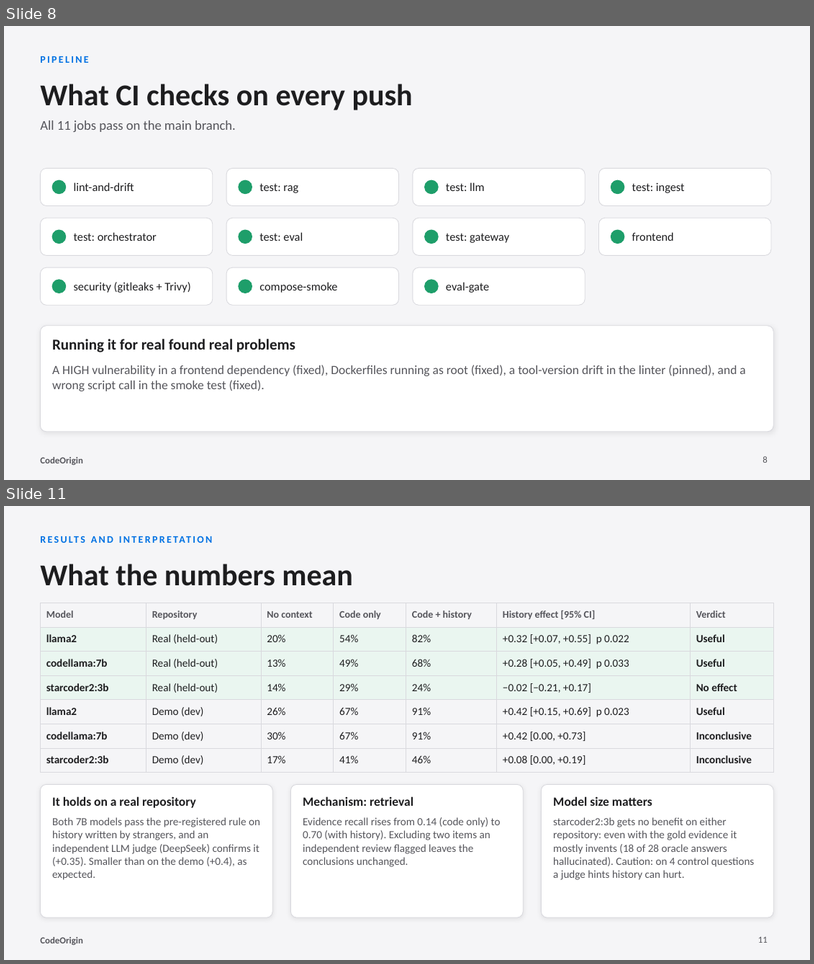
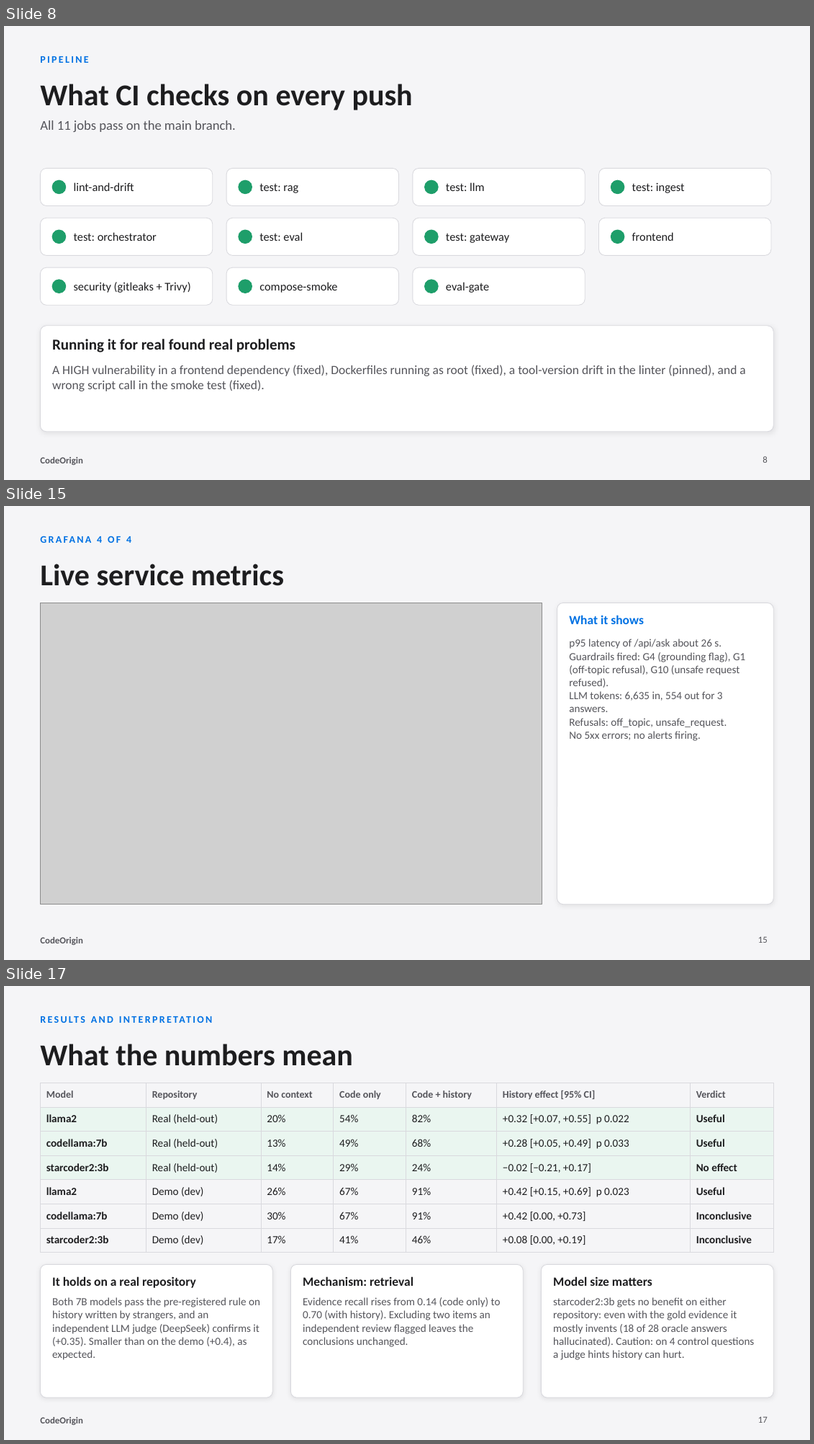
Before and after one commit to IATESPAGHETTI/Code_Origin, a slide deck: docs/CodeOrigin_presentation.pptx. Shown one above the other, each under a label of ours: slides 8 and 11 before the commit, slides 8, 15 and 17 after it; the slides between them are not shown. The pictures are 814x964 and 814x1444 pixels, drawn with LibreOffice and Linux fonts; fonts in the diff are those of the drawing; grey boxes stand for pictures. Boxes give left, top, right and bottom in pixels: in the first picture for what was removed or moved away, otherwise in the second. Text is boxed around its words. In the diff, an @@ line names an element or a change of style, - is before the commit and + after.

```diff
--- a/docs/CodeOrigin_presentation.pptx
+++ b/docs/CodeOrigin_presentation.pptx
@@ slide 15 added at (4,506,810,960), background #F5F5F7; not listed: 1 template element that a slide beside it also shows @@
@@ text added at (97,536,131,543), 12 pt, text #0071E3, bold @@
+GRAFANA 4 OF 4
@@ text added at (40,564,284,586), 36 pt, text #1D1D1F, bold @@
+Live service metrics
@@ picture added at (40,602,543,904) @@
@@ rounded rectangle added at (558,602,774,904), fill #FFFFFF, outline #D9D9DE 0.75 pt @@
@@ text added at (569,615,644,624), 15 pt, text #0071E3, bold @@
+What it shows
@@ text added at (569,638,746,741), 13 pt, text #55555B @@
+p95 latency of /api/ask about 26 s.
+Guardrails fired: G4 (grounding flag), G1 (off-topic refusal), G10 (unsafe request refused).
+LLM tokens: 6,635 in, 554 out for 3 answers.
+Refusals: off_topic, unsafe_request.
+No 5xx errors; no alerts firing.
@@ page number added at (759,937,768,942), 11 pt, text #55555B @@
+15
@@ what was slide 11 is now slide 17 @@
@@ page number at (759,1417,768,1422): text changed @@
-11
+17
```
Also in this commit, not shown: 1 slide changed, 6 other slides added, 1 slide removed, 19 other files.
